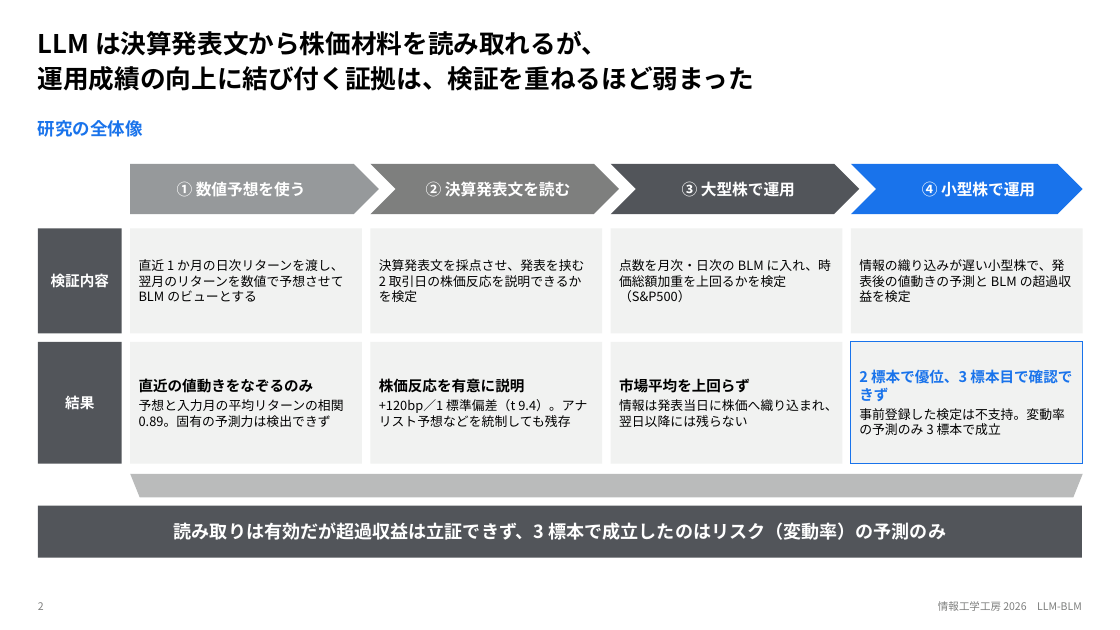
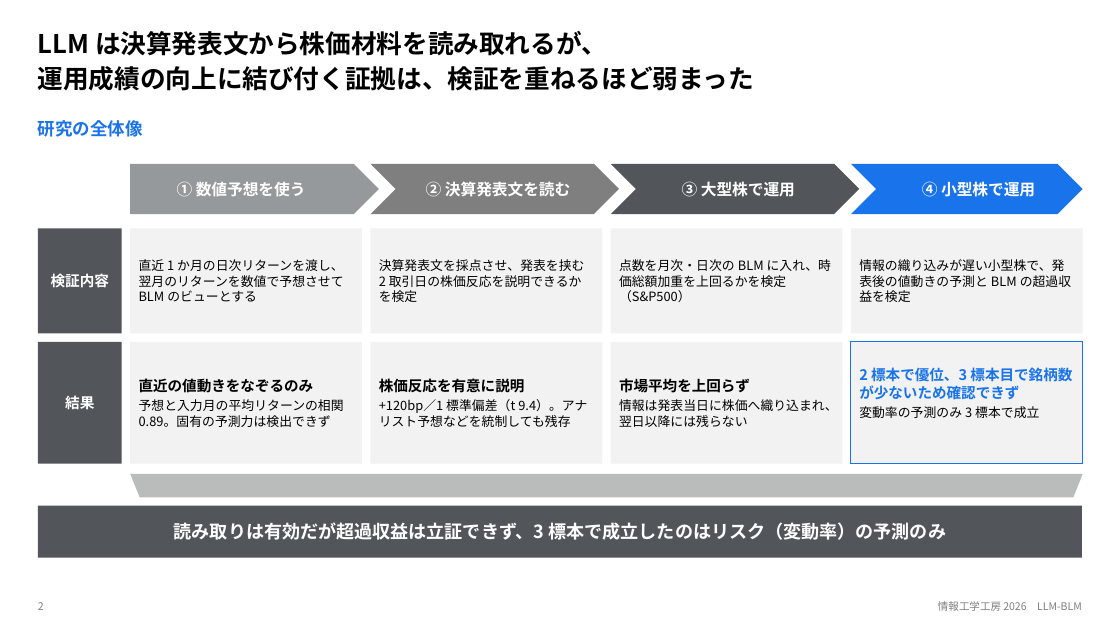
Before and after one commit to sumataro0840/LLM-BLM, a slide deck: slide 2 of 資料集/08_発表/2026_情報工学工房発表資料.pptx. Drawn at 1120x630 pixels with LibreOffice and Linux fonts; fonts in the diff are those of the drawing. Boxes give left, top, right and bottom in pixels: in the first picture for what was removed or moved away, otherwise in the second. Text is boxed around its words. In the diff, an @@ line names an element or a change of style, - is before the commit and + after.

```diff
--- a/資料集/08_発表/2026_情報工学工房発表資料.pptx
+++ b/資料集/08_発表/2026_情報工学工房発表資料.pptx
@@ text at (859, 367, 1072, 418): text changed; size 11 to 12.5 pt; text colour #000000 to #1973EB; bold on @@
-2 標本で優位、3 標本目で確認できず
-事前登録した検定は不支持。変動率の予測のみ 3 標本で成立
+2 標本で優位、3 標本目で銘柄数が少ないため確認できず
+変動率の予測のみ 3 標本で成立
```
Also in this commit, not shown: 9 other slides changed, 1 slide added, 25 other files.
